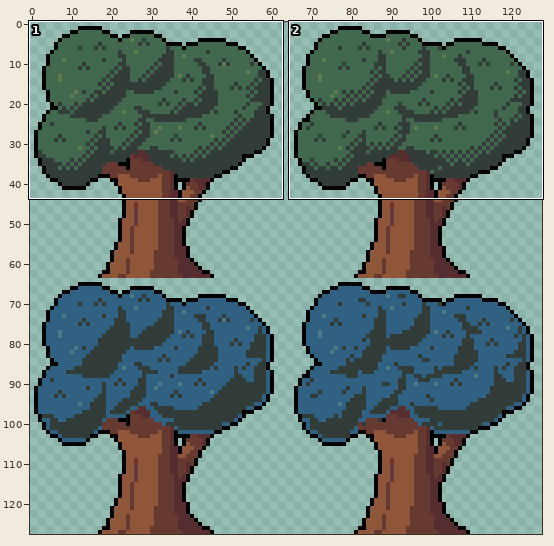
Sprite sheet: sprites/Tree.png. The first picture is a wide view before the edit; the outline marks the close-up.
Close-up. Before the edit:
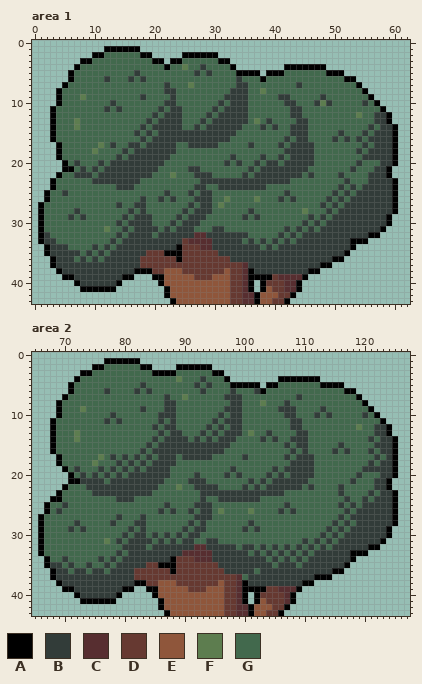
The file is 128x128 pixels. Shown: area 1: x 0..62, y 0..43; area 2: x 65..127, y 0..43. The commit also changed other parts of the picture, which this record leaves out.
Palette (. is transparent): A #000000  B #323c39  C #572e30  D #663931  E #8f563b  F #5d7d4f  G #42694d
After:
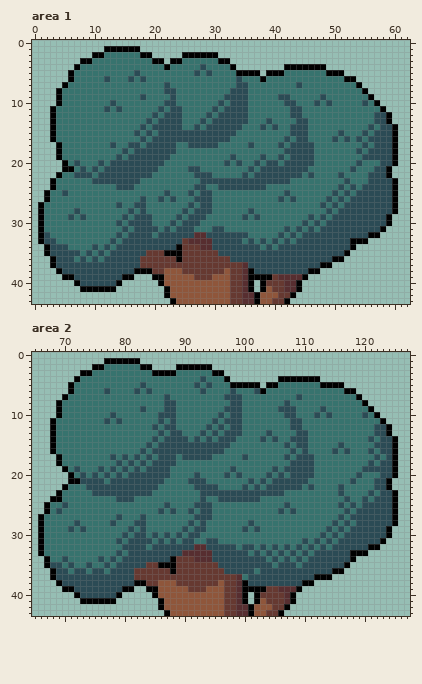
What changed:
@@ palette @@
-B #323c39
+B #2b4b55
-G #42694d
+G #37736e
--- area 1
@@ x 0..62 @@
  3 ........AAGGGGGGGGGGAA.AAGGGGGGAA..............................
- 4 .......AGGGGGGGGGGGGGGAGGFGGBGGGGA........AAAAAAA..............
+ 4 .......AGGGGGGGGGGGGGGAGGGGGBGGGGA........AAAAAAA..............
  5 ......AGGGGGGGGGGBGGGGGGGGGBGBGGGGAAAA.AAAGGGGGGGAAA...........
  6 ......AGGGGGBGGGBGBGGGGGGGGGGGGGGGBGGGAGGGGGGGGGGGGGAA.........
- 7 .....AGGGGGGGGGGGGGGGGBGGGFGGGGGGGBBGGGGGGGGBGGGGGGGGGA........
- 8 ....AGGGGGGGGGGGGGGGGGBBGGGGGGGGGBBBGGFGGGGGGGGGGGGGGGGA.......
- 9 ....AGGGFGGGGGGGGGBGGGGBGGGGGGGGBBBBGGGGGBBGGGGGBGGGGGGGA......
-10 ....AGGGGGGGGBGGGGGGGGBBGGGGGGGBGBBBGGGGGGBBGGGBFBGGGGGBGA.....
+ 7 .....AGGGGGGGGGGGGGGGGBGGGGGGGGGGGBBGGGGGGGGBGGGGGGGGGA........
+ 8 ....AGGGGGGGGGGGGGGGGGBBGGGGGGGGGBBBGGGGGGGGGGGGGGGGGGGA.......
+ 9 ....AGGGGGGGGGGGGGBGGGGBGGGGGGGGBBBBGGGGGBBGGGGGBGGGGGGGA......
+10 ....AGGGGGGGGBGGGGGGGGBBGGGGGGGBGBBBGGGGGGBBGGGBGBGGGGGBGA.....
 11 ...AGGGGGGGGBGBGGGGGGBGBBGGGGGBGBBBBGGGGGGGBBGGGGGGGGGGGGGA....
-12 ...AGGGGGGGGGGGGGGGGBGBBBGGGGBGBBBBBGGGGGGGBBGGGGGGGGGFGGBBA...
-13 ...AGGGFGGGGGGGGGGGBGBBBBGGGBGBBBBBBGFGBGGGGBBGGGGGGGGGGGBBA...
-14 ...AGGGFGGGGGGGGGGBGBBBBBGGBGBBBBBBGGGBGBGGBBBGGGGGGGGGGBGBBA..
+12 ...AGGGGGGGGGGGGGGGGBGBBBGGGGBGBBBBBGGGGGGGBBGGGGGGGGGGGGBBA...
+13 ...AGGGGGGGGGGGGGGGBGBBBBGGGBGBBBBBBGGGBGGGGBBGGGGGGGGGGGBBA...
+14 ...AGGGGGGGGGGGGGGBGBBBBBGGBGBBBBBBGGGBGBGGBBBGGGGGGGGGGBGBBA..
 15 ...AGGGGGGGGGGGGGBGBGBBBBBBBBBBBBBGGGGGGGGGBBBGGGGGBGGGBGBBBA..
 16 ...AGGGGGGGGGGGGGGBGBBBBBBBBBBBBBGGGGGGGGGBGBBGGGGBGBGBGBBBBA..
-17 ....AGGGGGGFGBGGBBGBBBBBGGBBBBBGGGGGBGGGGBGBBBBGGGGGGGGBGBBBA..
-18 ....AGGGGGFGGGGBGBBBBBBBGGGGGGGGGGGGGGGGGGBBBBBGGGGGGGBGBBBBA..
+17 ....AGGGGGGGGBGGBBGBBBBBGGBBBBBGGGGGBGGGGBGBBBBGGGGGGGGBGBBBA..
+18 ....AGGGGGGGGGGBGBBBBBBBGGGGGGGGGGGGGGGGGGBBBBBGGGGGGGBGBBBBA..
 19 ....AGGGGGGGGGBGBBBBBBBGGGGGGGGGGBGGGGBGGBGBBBBGGGGGGGGBBBBBA..
@@ x 21..25 @@
 21 GGGGG
-22 GGFGG
+22 GGGGG
 23 GGGGG
@@ x 10..47 @@
 25 GGGGGGGGGGGGBGGGBGBBGGGGGGGGGGGGBGGGGG
-26 GGGGGGGGBGGBGBGGGBBBGGFGGGGFGGGBGBGGGG
-27 GGGGBGGBBGGGGGGGBGBBGFGGGGGGGGGGGGGGGG
-28 GGGGGGBGBGGGGGGBGBBBGGGGGGBGGGGGGGGFGG
+26 GGGGGGGGBGGBGBGGGBBBGGGGGGGGGGGBGBGGGG
+27 GGGGBGGBBGGGGGGGBGBBGGGGGGGGGGGGGGGGGG
+28 GGGGGGBGBGGGGGGBGBBBGGGGGGBGGGGGGGGGGG
 29 GGGGGBGBBBGGGGBGBBBGGGGGGBGBGGGGGGGGBG
 30 GGGGBGBBBBGGGBGBBBGGGGGGGGGGGGGGGGGBGB
-31 GGFGGBGBBBBGBGBBBGGGBBGGGGGGGGGGBGBGBG
+31 GGGGGBGBBBBGBGBBBGGGBBGGGGGGGGGGBGBGBG
 32 GGGGBGBBBBGBBBBBBCCBBBBBBBGGGGGBGBGBBB
--- area 2
@@ x 65..127 @@
  3 ........AAGGGGGGGGGGAAAAGGGGGGAA...............................
- 4 .......AGGGGGGGGGGGGGGGGFGGGBGGGA........AAAAAAA...............
+ 4 .......AGGGGGGGGGGGGGGGGGGGGBGGGA........AAAAAAA...............
  5 ......AGGGGGGGGGGGBGGGGGGGGBGBGGGAAAAA.AAGGGGGGGAAAA...........
  6 ......AGGGGGBGGGGBGBGGGGGGGGBGGGGBGGGBAGGGGGGGGGGGGGAA.........
- 7 .....AGGGGGGGGGGGGGGGGBGGFGGGGGGBBBGGGGGGGGGBGGGGGGGGGA........
- 8 ....AGGGGGGGGGGGGGGGGGBBGGGGGGGGGBBGGGFGGGBGGGGGGGGGGGGA.......
- 9 ....AGGGFGGGGGGGGGBGGGBBGGGGGGGGBBBGGGGGGBBBGGGGBGGGGGGGA......
+ 7 .....AGGGGGGGGGGGGGGGGBGGGGGGGGGBBBGGGGGGGGGBGGGGGGGGGA........
+ 8 ....AGGGGGGGGGGGGGGGGGBBGGGGGGGGGBBGGGGGGGBGGGGGGGGGGGGA.......
+ 9 ....AGGGGGGGGGGGGGBGGGBBGGGGGGGGBBBGGGGGGBBBGGGGBGGGGGGGA......
 10 ....AGGGGGGGGBGGGGGGGBBBGGGGGGGBGBBGGGGGGGBBGGGBGBGGGGGBGA.....
 11 ...AGGGGGGGGBGBGGGGGGBGBGGGGGGBGBBBGGGGGGGGBBGGGGGGGGGGGGGA....
-12 ...AGGGGGGGGGGGGGGGGBGBBGGGGGBGBGBBGGGGGGGGBBGGGGGGGGGFGGBBA...
-13 ...AGGGFGGGGGGGGGGGGGBGBBGGGBGBGBBBGFGGBGGGGBBGGGGGGGGGGGBBA...
-14 ...AGGGFGGGGGGGGGGGGBGBBBBGBGBGBBBGGGGBGBGGBBBGGGGGGGGGGBGBBA..
+12 ...AGGGGGGGGGGGGGGGGBGBBGGGGGBGBGBBGGGGGGGGBBGGGGGGGGGGGGBBA...
+13 ...AGGGGGGGGGGGGGGGGGBGBBGGGBGBGBBBGGGGBGGGGBBGGGGGGGGGGGBBA...
+14 ...AGGGGGGGGGGGGGGGGBGBBBBGBGBGBBBGGGGBGBGGBBBGGGGGGGGGGBGBBA..
 15 ...AGGGGGGGGGGGGGGGBGBBBBBBBBBBBBGGGGGGGGGBGBBGGGGGBGGGGGBBBA..
 16 ...AGGGGGGGGGGGGGGBGBBBBBBBBBBBBGGGGGGGGGGGBGBGGGGBGBGGGBGBBA..
-17 ....AGGGGGGFGBGBGBGBGBBBGBBBBBGGGGGBGGGGGGBGBBBGGGGGGGGGGBGBA..
-18 ....AGGGGGFGGGBGBGBGBBBBGGGGGGGGGGGGGGGGGGGBBBBGGGGGGGGGBGBBA..
+17 ....AGGGGGGGGBGBGBGBGBBBGBBBBBGGGGGBGGGGGGBGBBBGGGGGGGGGGBGBA..
+18 ....AGGGGGGGGGBGBGBGBBBBGGGGGGGGGGGGGGGGGGGBBBBGGGGGGGGGBGBBA..
 19 .....AGBGGGBGBGBGBGBBBBGGGGGGGGGGBGGGGGGBGBBBBBGGGGGGGGBBBBBA..
@@ x 87..91 @@
 21 GGGGB
-22 GGFGG
+22 GGGGG
 23 GGGGG
@@ x 94..103 @@
 25 BGGGGGGGGG
-26 BGFGGGGFGG
+26 BGGGGGGGGG
 27 BGGGGGGGGG
@@ x 75..79 @@
 30 GGGGG
-31 GGFGB
+31 GGGGB
 32 GGGGG
